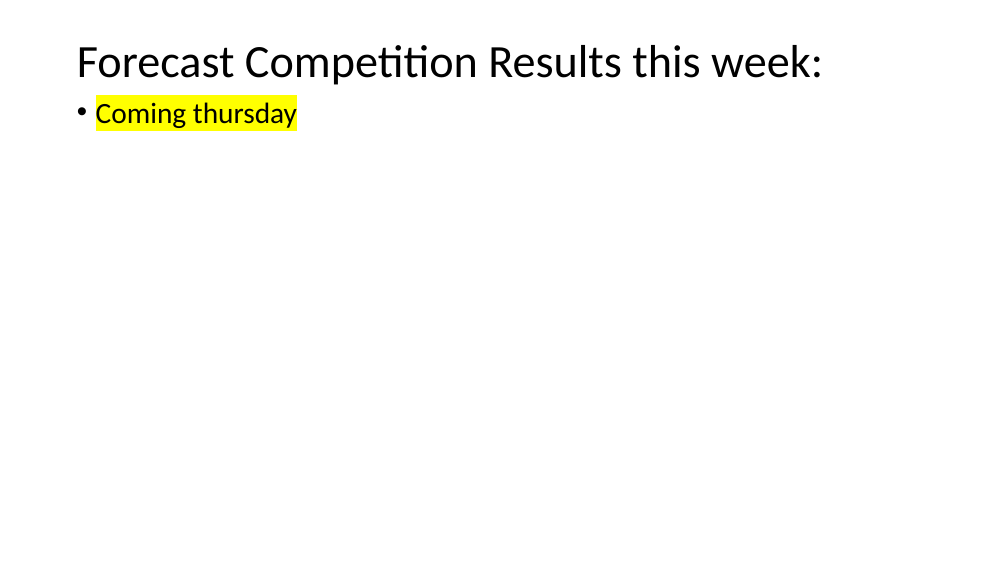
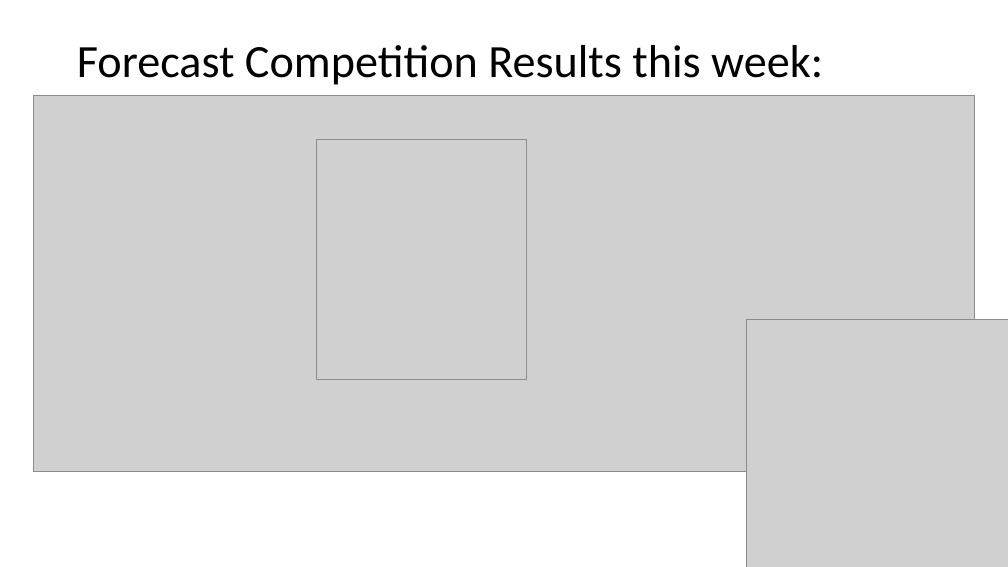
Before and after one commit to HAS-Tools-2023/Course-Materials23, a slide deck: slide 9 of Class_Notes/Week9_FunctionsFormatting.pptx (slide 8 before the commit). Drawn at 1008x567 pixels with LibreOffice and Linux fonts; fonts in the diff are those of the drawing; grey boxes stand for pictures. Boxes give left, top, right and bottom in pixels: in the first picture for what was removed or moved away, otherwise in the second. Text is boxed around its words. In the diff, an @@ line names an element or a change of style, - is before the commit and + after.

Commit message:
Week9 Updates

```diff
--- a/Class_Notes/Week9_FunctionsFormatting.pptx
+++ b/Class_Notes/Week9_FunctionsFormatting.pptx
@@ picture added at <box>33,95,975,472</box> @@
@@ text removed at <box>96,102,297,128</box> @@
-• Coming thursday
@@ picture added at <box>317,140,527,380</box> @@
@@ picture added at <box>747,319,1008,567</box> @@
```
Also in this commit, not shown: 3 other slides changed, 12 slides added, 4 other files.
